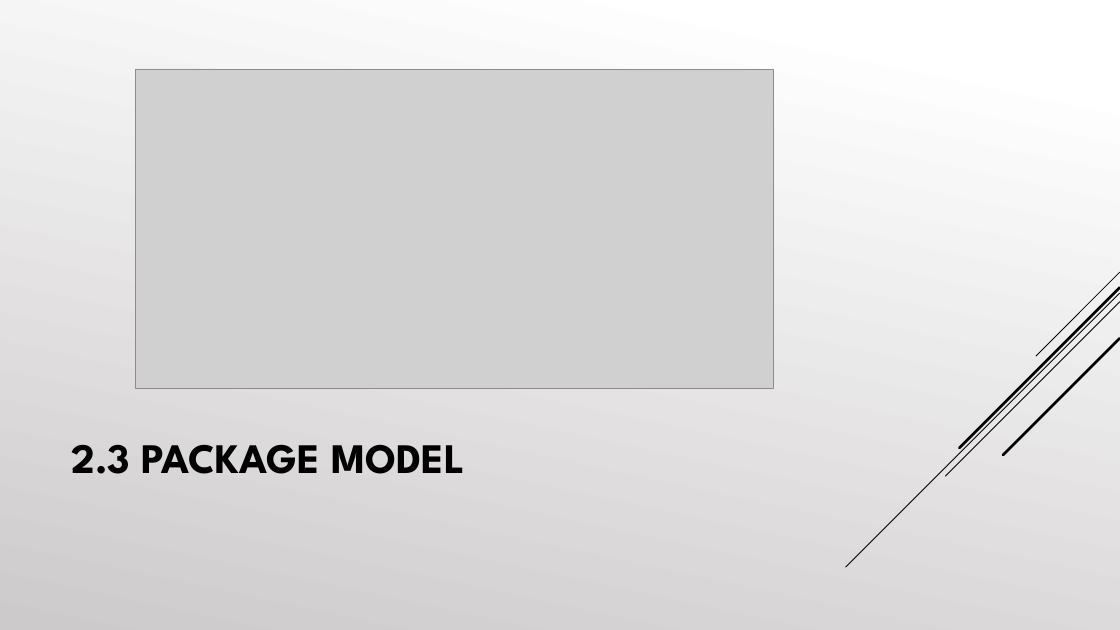
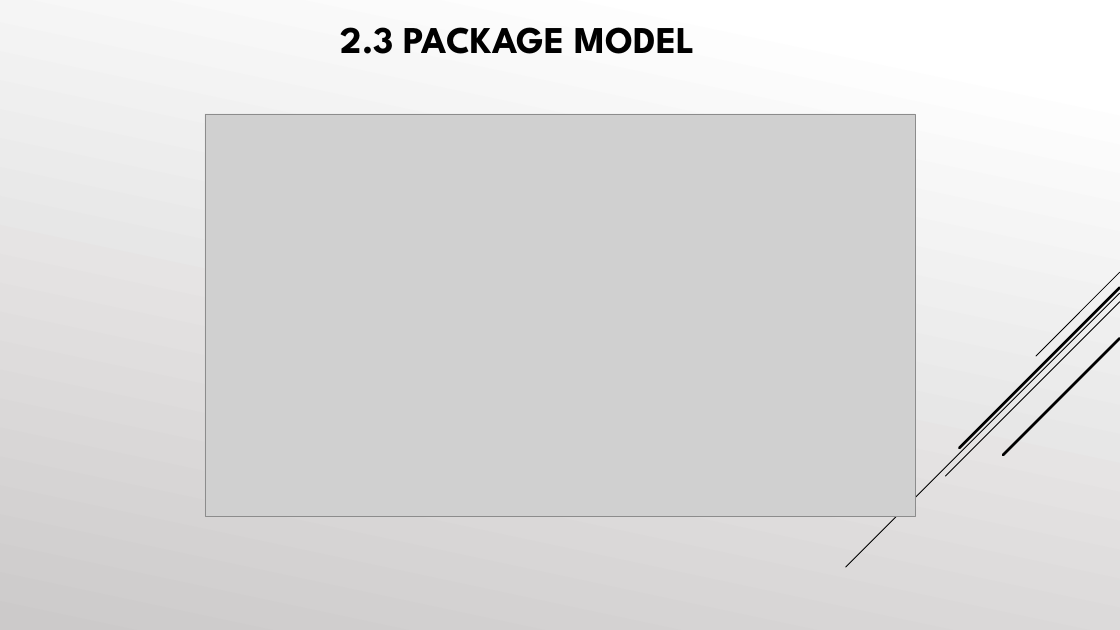
Before and after one commit to cosimob28/GamesHub, a slide deck: slide 42 of Work in progress/Presentazione/GamesHub.pptx. Drawn at 1120x630 pixels with LibreOffice and Linux fonts; fonts in the diff are those of the drawing; grey boxes stand for pictures. Boxes give left, top, right and bottom in pixels: in the first picture for what was removed or moved away, otherwise in the second. Text is boxed around its words. In the diff, an @@ line names an element or a change of style, - is before the commit and + after.

```diff
--- a/Work in progress/Presentazione/GamesHub.pptx
+++ b/Work in progress/Presentazione/GamesHub.pptx
@@ title "2.3 PACKAGE MODEL": place and size @@
-title "2.3 PACKAGE MODEL" at <box>71,445,465,474</box>
+title "2.3 PACKAGE MODEL" at <box>341,27,695,54</box>
@@ title "2.3 PACKAGE MODEL" at <box>341,27,695,54</box>: size 36 to 32.4 pt @@
@@ picture: place and size @@
-picture at <box>136,70,774,389</box>
+picture at <box>205,114,915,517</box>
```
Also in this commit, not shown: 16 other slides changed, 2 slides added, 1 slide removed.
